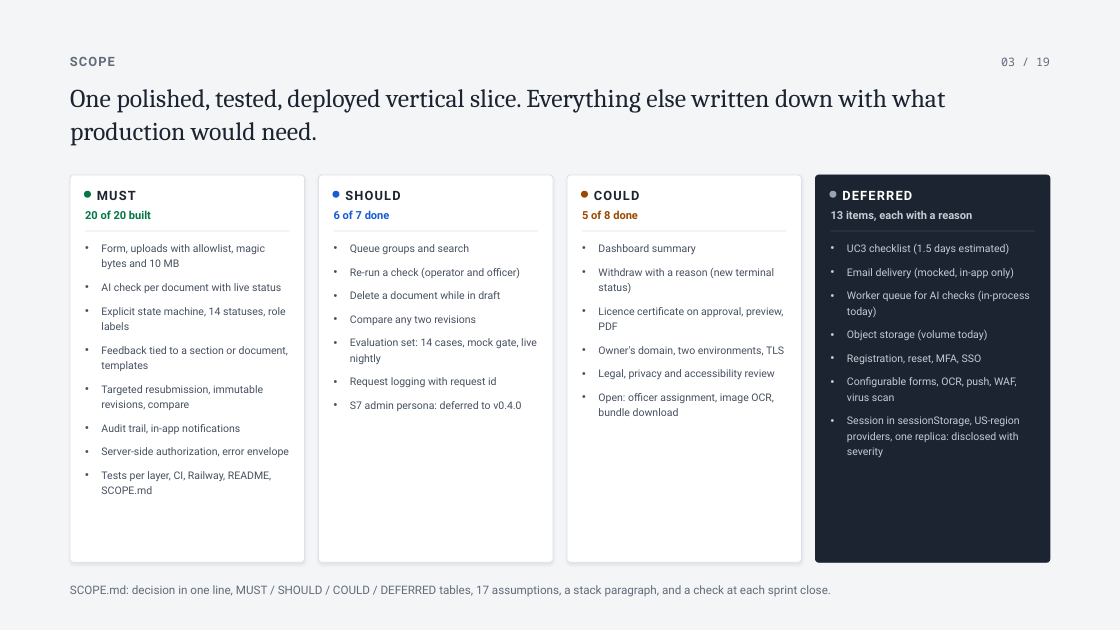
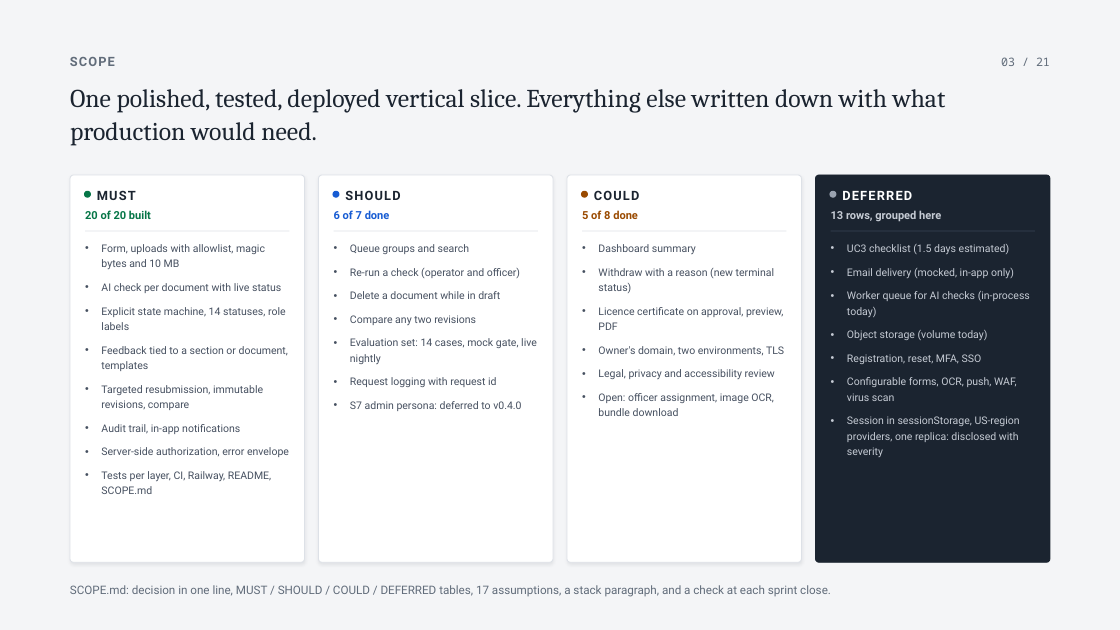
Before and after one commit to SuhaasNv/permitflow, a slide deck: slide 3 of docs/13-debrief/technical-deck/PermitFlow-technical.pptx. Drawn at 1120x630 pixels with LibreOffice and Linux fonts; fonts in the diff are those of the drawing. Boxes give left, top, right and bottom in pixels: in the first picture for what was removed or moved away, otherwise in the second. Text is boxed around its words. In the diff, an @@ line names an element or a change of style, - is before the commit and + after.

```diff
--- a/docs/13-debrief/technical-deck/PermitFlow-technical.pptx
+++ b/docs/13-debrief/technical-deck/PermitFlow-technical.pptx
@@ text at bbox=[1001, 57, 1050, 66]: text changed @@
-03 / 19
+03 / 21
@@ text at bbox=[831, 210, 941, 222]: text changed @@
-13 items, each with a reason
+13 rows, grouped here
```
Also in this commit, not shown: 11 other slides changed, 7 slides added, 5 slides removed, 10 other files.
